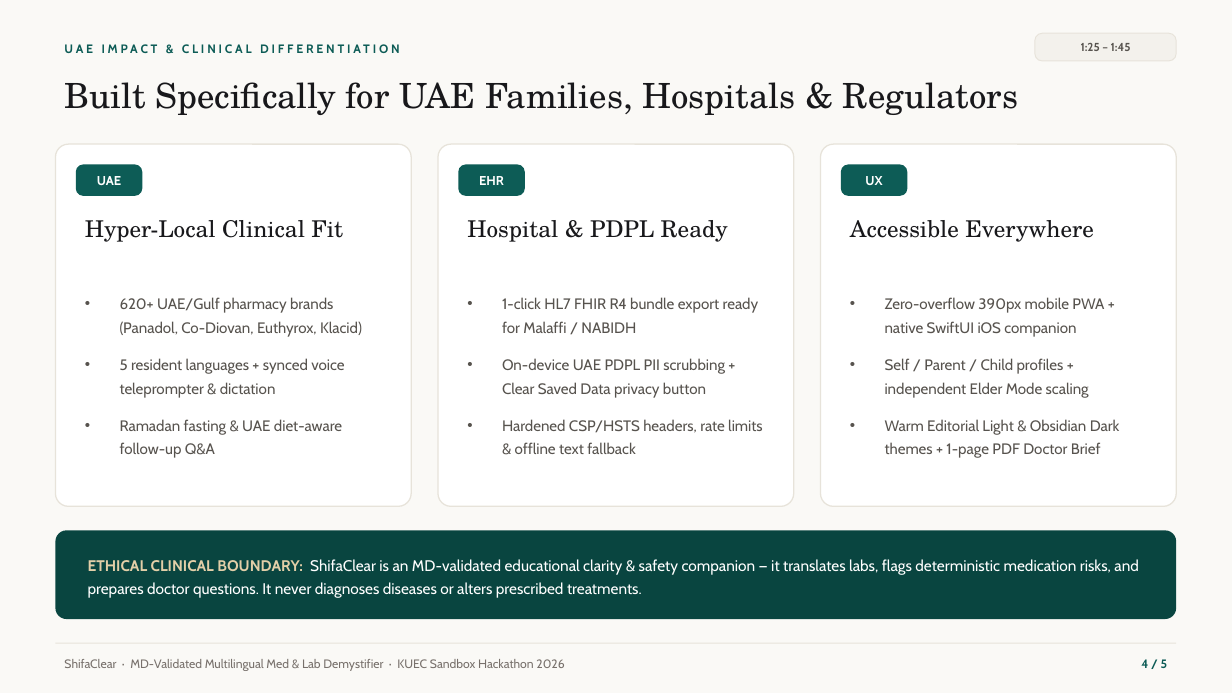
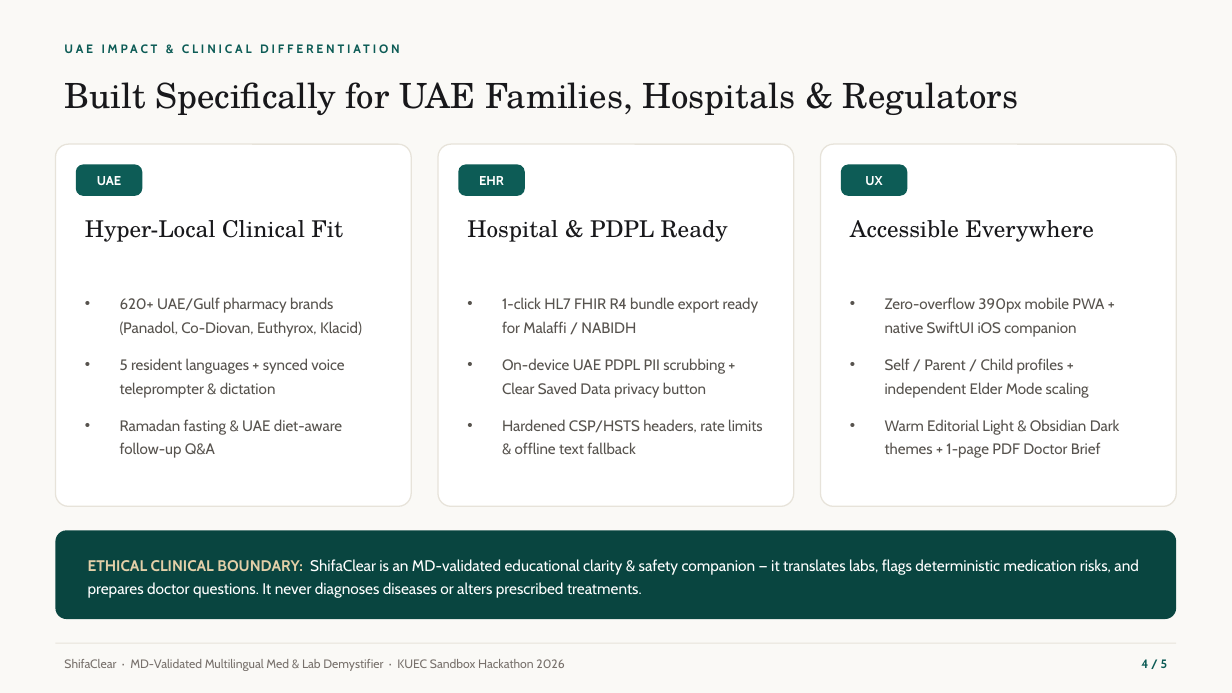
Before and after one commit to EigenLayerovich/Shifa_Clear, a slide deck: slide 4 of ShifaClear_KUEC_Pitch_Deck.pptx. Drawn at 1232x693 pixels with LibreOffice and Linux fonts; fonts in the diff are those of the drawing. Boxes give left, top, right and bottom in pixels: in the first picture for what was removed or moved away, otherwise in the second. Text is boxed around its words. In the diff, an @@ line names an element or a change of style, - is before the commit and + after.

```diff
--- a/ShifaClear_KUEC_Pitch_Deck.pptx
+++ b/ShifaClear_KUEC_Pitch_Deck.pptx
@@ rounded rectangle removed at [1035, 33, 1177, 61] @@
@@ text removed at [1081, 43, 1131, 51] @@
-1:25 – 1:45
```
Also in this commit, not shown: 3 other slides changed.
